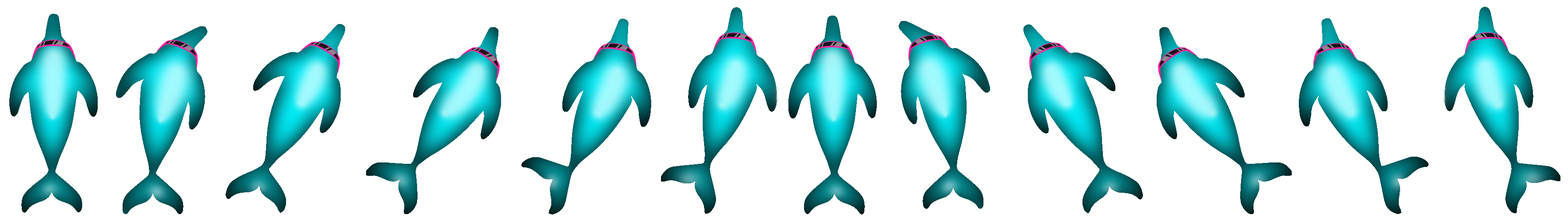
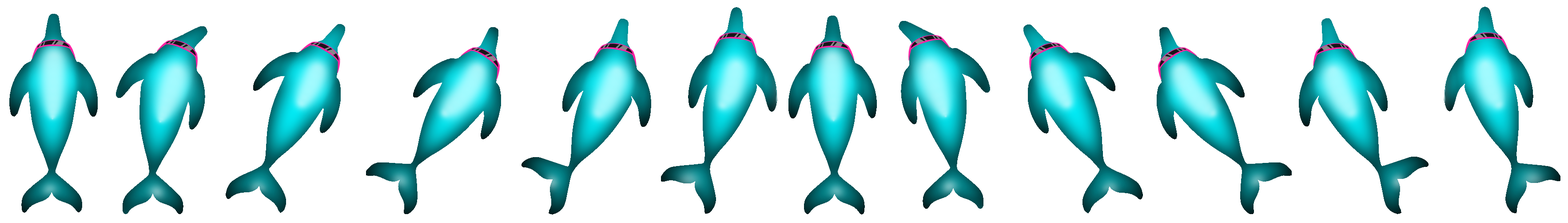
Layered file, before and after one edit (1568x223). Changes by layer:
removed layer "Layer 8" over bbox(909, 43, 951, 61)
painted on "Vector Smart Object copy 6" over bbox(31, 43, 951, 61)
removed layer "Vector Smart Object copy" over bbox(71, 53, 76, 60)
painted on "Layer 7" over bbox(12, 43, 1525, 130)
